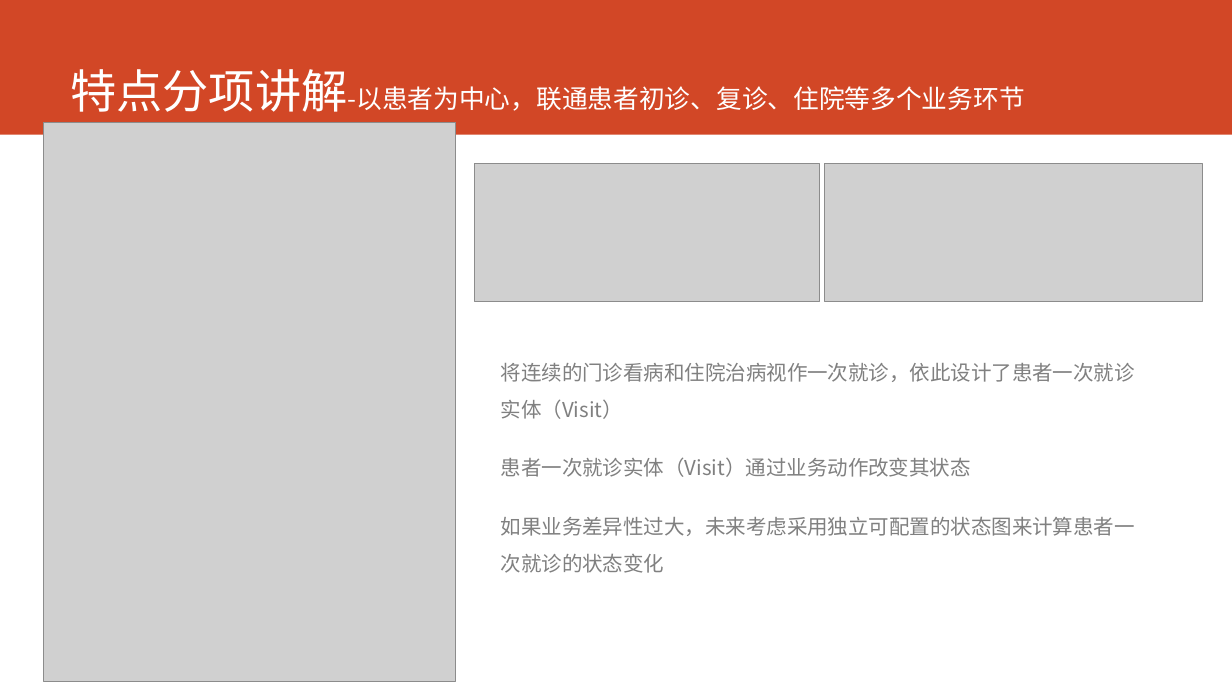
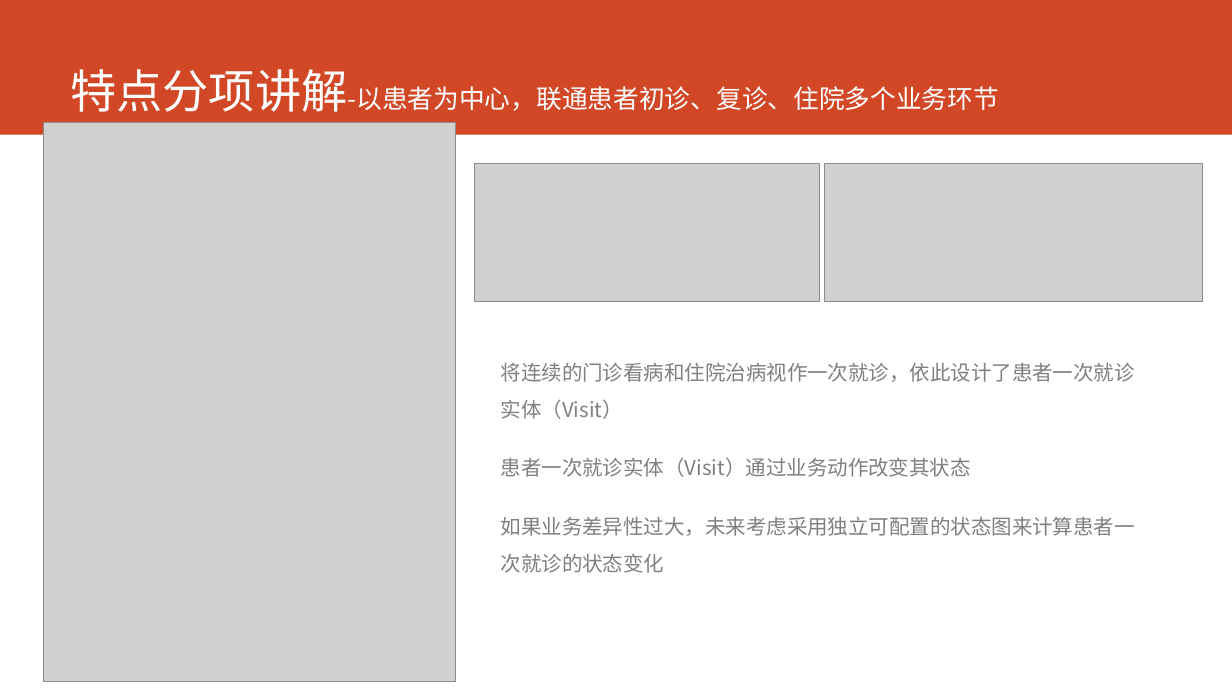
Before and after one commit to AppSecAI-TEST/hospital, a slide deck: slide 4 of doc/EVE新一代HIS核心系统.pptx. Drawn at 1232x693 pixels with LibreOffice and Linux fonts; fonts in the diff are those of the drawing; grey boxes stand for pictures. Boxes give left, top, right and bottom in pixels: in the first picture for what was removed or moved away, otherwise in the second. Text is boxed around its words. In the diff, an @@ line names an element or a change of style, - is before the commit and + after.

```diff
--- a/doc/EVE新一代HIS核心系统.pptx
+++ b/doc/EVE新一代HIS核心系统.pptx
@@ title at [70, 69, 1000, 112]: text changed @@
-特点分项讲解-以患者为中心，联通患者初诊、复诊、住院等多个业务环节
+特点分项讲解-以患者为中心，联通患者初诊、复诊、住院多个业务环节
```
Also in this commit, not shown: 6 other slides changed.
